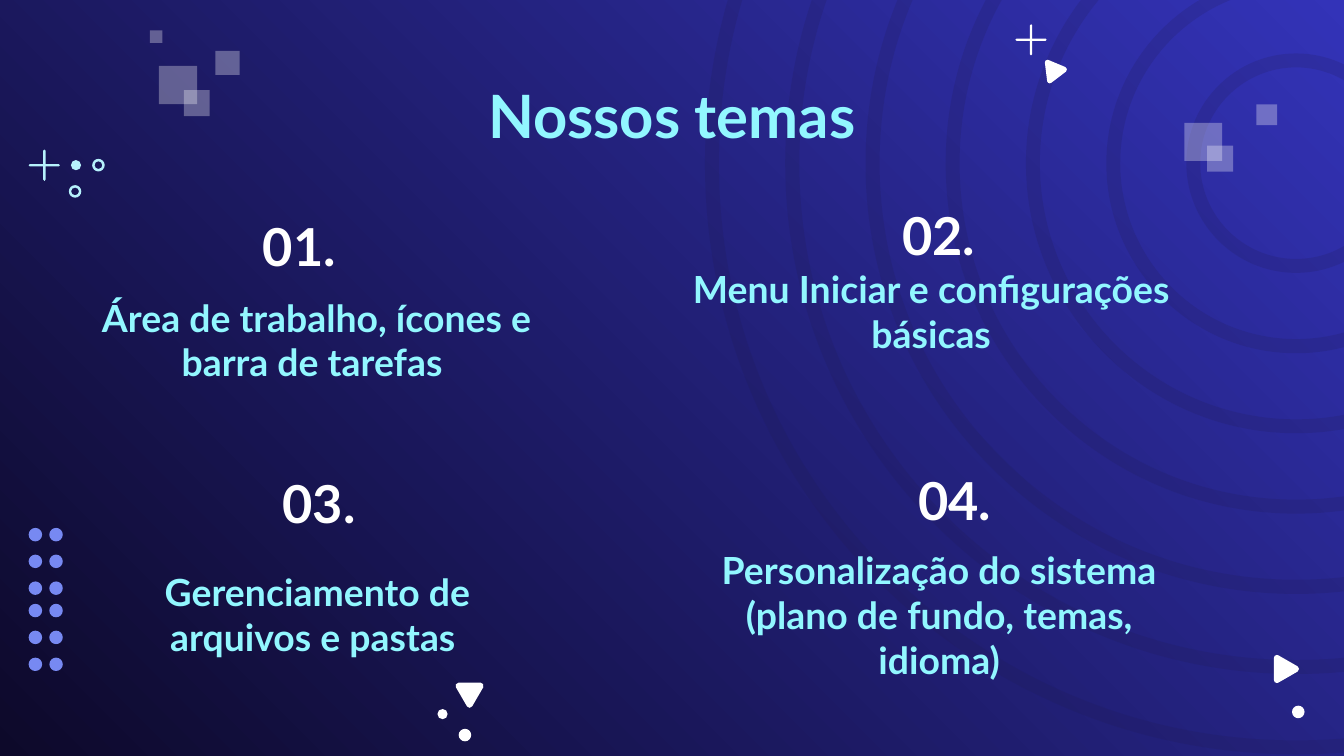
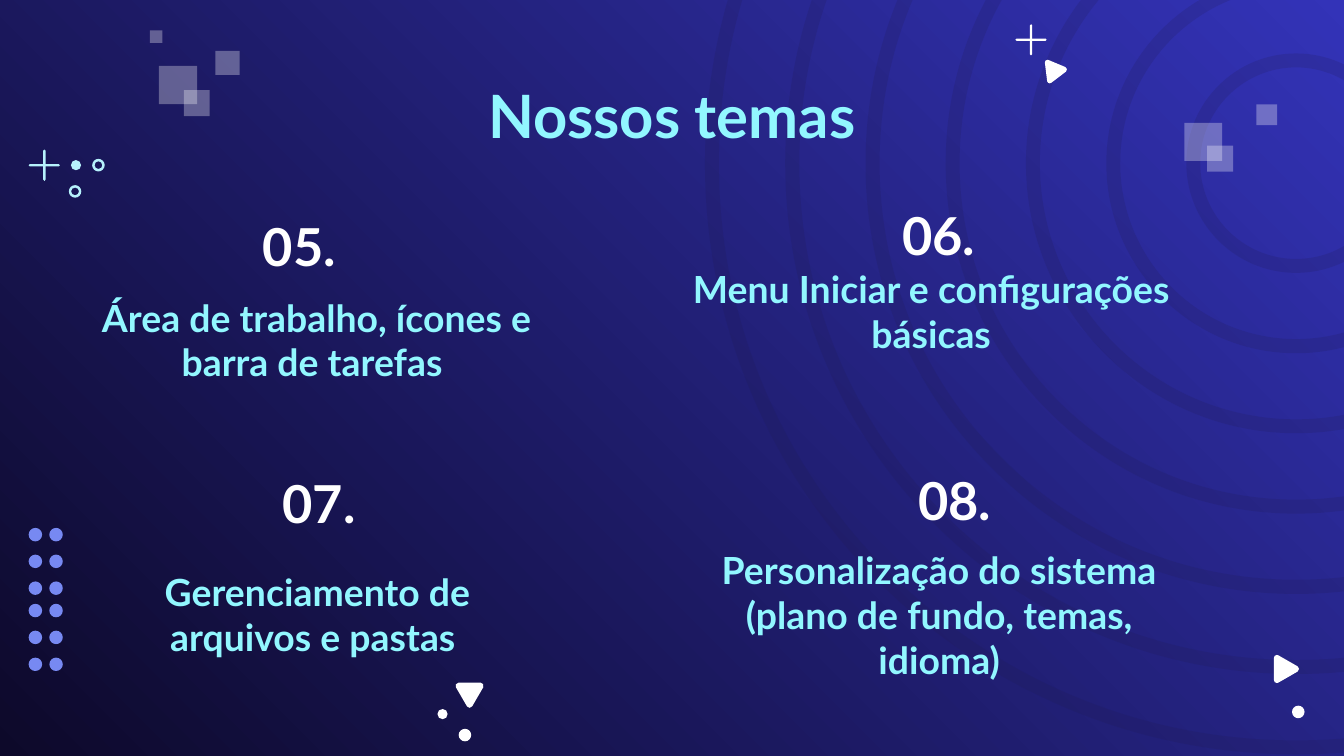
Before and after one commit to cristianrs-dev/informatica-basica, a slide deck: slide 2 of modulo2/aula5.pptx. Drawn at 1344x756 pixels with LibreOffice and Linux fonts; fonts in the diff are those of the drawing. Boxes give left, top, right and bottom in pixels: in the first picture for what was removed or moved away, otherwise in the second. Text is boxed around its words. In the diff, an @@ line names an element or a change of style, - is before the commit and + after.

Commit message:
explicação dos elementos da area de trabalho

```diff
--- a/modulo2/aula5.pptx
+++ b/modulo2/aula5.pptx
@@ title at (x1=263, y1=227, x2=336, y2=267): text changed @@
-01.
+05.
@@ title at (x1=902, y1=216, x2=975, y2=256): text changed @@
-02.
+06.
@@ title at (x1=283, y1=484, x2=356, y2=524): text changed @@
-03.
+07.
@@ title at (x1=918, y1=481, x2=991, y2=521): text changed @@
-04.
+08.
```
Also in this commit, not shown: 6 other slides changed, 2 slides added, 4 slides removed.
